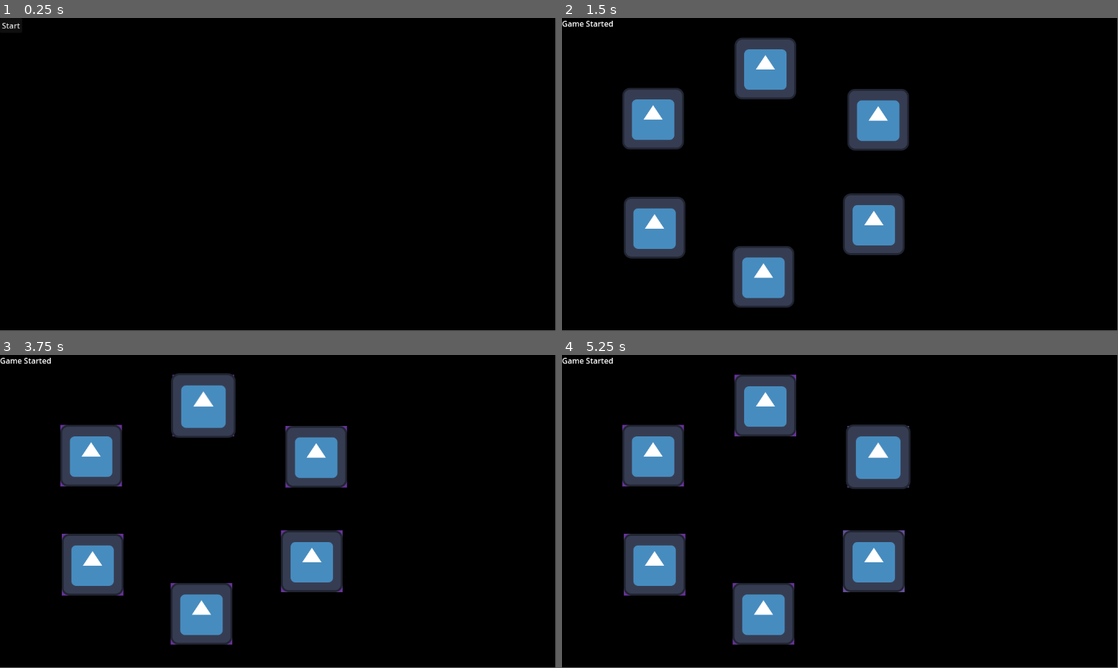
Above: before the commit, frames 1-4 (two rows, left to right).
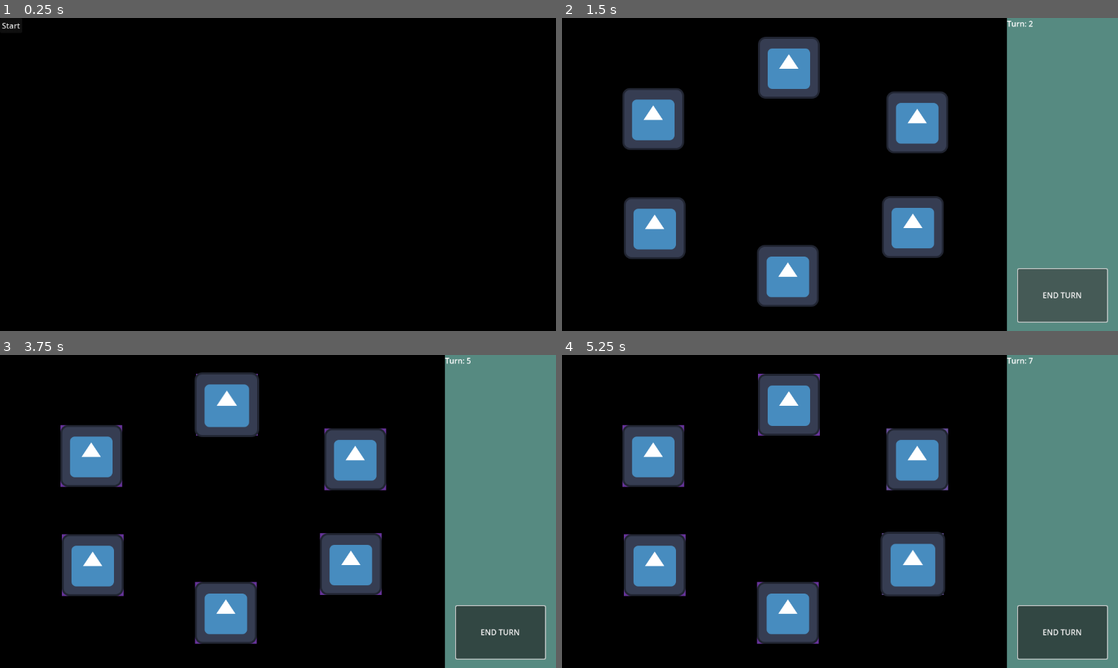
Above: after the commit, the same moments.

Repository: morganwynne/Cracking-Kingdom-Down
Game: Godot game, scene res://scenes/core.tscn
The game is run twice, just before and just after one commit, with the same random seed, the same clock (stepped at 60 frames per second) and the same inputs. The engine's default icon, where the game draws it, is replaced by a stand-in: a white triangle on a blue panel in a dark square.
Inputs (mouse positions are in pixels of both pictures, inside the frame that each line leads up to):
- Up to frame 1 (0.25 s): no input
- Up to frame 2 (1.5 s): click "Start" at 0.5 s; click (1062, 293) at 1.25 s, where only the run after the commit has a clickable "END TURN"
- Up to frame 3 (3.75 s): click (500, 630) at 2 s, where only the run after the commit has a clickable "END TURN"; click (500, 630) at 2.75 s, where only the run after the commit has a clickable "END TURN"; tap Enter at 3.5 s; move the mouse to (205, 405) at 3.52 s; press the mouse at (205, 405) at 3.53 s
- Up to frame 4 (5.25 s): tap Space at 4.25 s; move the mouse to (873, 561) at 4.27 s; release the mouse at (873, 561) at 4.28 s; click (873, 561) at 4.35 s; tap Enter at 5 s; move the mouse to (878, 455) at 5.02 s; press the mouse at (878, 455) at 5.03 s
In our replay, the window is 799x449 before the commit and 800x450 after it. These sizes can differ from the game's own. Grey fills any space a smaller window leaves; there, only what the larger window draws over its background counts as a difference.

The runs differ from the first frame. In frame 2, 32% of the frame differs, in the area x 0-100%, y 0-100%; in frame 3, 32%; in frame 4, 32%.

Commit message:
Add a turn incrementor and label

Diff:
--- a/project.godot
+++ b/project.godot
@@ -32,6 +32,11 @@
 gdscript/warnings/unsafe_cast=1
 gdscript/warnings/unsafe_call_argument=1
 
+[display]
+
+window/stretch/mode="viewport"
+window/stretch/aspect="ignore"
+
 [filesystem]
 
 import/blender/enabled=false
--- /dev/null
+++ b/scenes/end_turn_button.gd
@@ -0,0 +1,6 @@
+class_name EndTurnButton extends Button
+
+@export var turn_counter:TurnCounter
+
+func _on_pressed() -> void:
+  turn_counter.increment()
--- a/scenes/game.tscn
+++ b/scenes/game.tscn
@@ -1,26 +1,31 @@
-[gd_scene load_steps=3 format=3 uid="uid://dk01u1bxotws2"]
+[gd_scene load_steps=7 format=3 uid="uid://dk01u1bxotws2"]
 
 [ext_resource type="PackedScene" uid="uid://dn10wrliy2423" path="res://scenes/plate_holder.tscn" id="1_eol53"]
+[ext_resource type="Script" path="res://scripts/game.gd" id="1_r0p67"]
 [ext_resource type="PackedScene" uid="uid://dm37p0qw2e7qd" path="res://scenes/plate.tscn" id="2_3k1tl"]
+[ext_resource type="Script" path="res://scenes/end_turn_button.gd" id="4_f5sf2"]
+[ext_resource type="Script" path="res://scripts/turn_label.gd" id="4_y5emj"]
+[ext_resource type="Script" path="res://scripts/turn_counter.gd" id="5_t813l"]
 
 [node name="Game" type="Node"]
+script = ExtResource("1_r0p67")
 
 [node name="PlateHolders" type="Node" parent="."]
 
 [node name="PlateHolder1" parent="PlateHolders" node_paths=PackedStringArray("plate") instance=ExtResource("1_eol53")]
-position = Vector2(422, 105)
+position = Vector2(470, 103)
 plate = NodePath("../../Plates/Plate1")
 
 [node name="PlateHolder2" parent="PlateHolders" node_paths=PackedStringArray("plate") instance=ExtResource("1_eol53")]
-position = Vector2(647, 428)
+position = Vector2(727, 433)
 plate = NodePath("../../Plates/Plate2")
 
 [node name="PlateHolder3" parent="PlateHolders" node_paths=PackedStringArray("plate") instance=ExtResource("1_eol53")]
-position = Vector2(656, 211)
+position = Vector2(736, 216)
 plate = NodePath("../../Plates/Plate3")
 
 [node name="PlateHolder4" parent="PlateHolders" node_paths=PackedStringArray("plate") instance=ExtResource("1_eol53")]
-position = Vector2(418, 537)
+position = Vector2(468, 534)
 plate = NodePath("../../Plates/Plate4")
 
 [node name="PlateHolder5" parent="PlateHolders" node_paths=PackedStringArray("plate") instance=ExtResource("1_eol53")]
@@ -34,19 +39,19 @@
 [node name="Plates" type="Node" parent="."]
 
 [node name="Plate1" parent="Plates" node_paths=PackedStringArray("plate_holder") instance=ExtResource("2_3k1tl")]
-position = Vector2(422, 105)
+position = Vector2(470, 103)
 plate_holder = NodePath("../../PlateHolders/PlateHolder1")
 
 [node name="Plate2" parent="Plates" node_paths=PackedStringArray("plate_holder") instance=ExtResource("2_3k1tl")]
-position = Vector2(647, 428)
+position = Vector2(727, 433)
 plate_holder = NodePath("../../PlateHolders/PlateHolder2")
 
 [node name="Plate3" parent="Plates" node_paths=PackedStringArray("plate_holder") instance=ExtResource("2_3k1tl")]
-position = Vector2(656, 211)
+position = Vector2(736, 216)
 plate_holder = NodePath("../../PlateHolders/PlateHolder3")
 
 [node name="Plate4" parent="Plates" node_paths=PackedStringArray("plate_holder") instance=ExtResource("2_3k1tl")]
-position = Vector2(418, 537)
+position = Vector2(468, 534)
 plate_holder = NodePath("../../PlateHolders/PlateHolder4")
 
 [node name="Plate5" parent="Plates" node_paths=PackedStringArray("plate_holder") instance=ExtResource("2_3k1tl")]
@@ -57,14 +62,53 @@
 position = Vector2(189, 209)
 plate_holder = NodePath("../../PlateHolders/PlateHolder6")
 
-[node name="UI" type="Control" parent="."]
+[node name="UI Sidebar" type="Control" parent="."]
 layout_mode = 3
-anchors_preset = 0
-offset_right = 40.0
-offset_bottom = 40.0
+anchor_left = 0.8
+anchor_right = 1.0
+anchor_bottom = 1.0
+grow_horizontal = 2
+grow_vertical = 2
 
-[node name="Label" type="Label" parent="UI"]
-layout_mode = 0
-offset_right = 40.0
+[node name="ColorRect" type="ColorRect" parent="UI Sidebar"]
+layout_mode = 1
+anchors_preset = 15
+anchor_right = 1.0
+anchor_bottom = 1.0
+grow_horizontal = 2
+grow_vertical = 2
+color = Color(0.337255, 0.541176, 0.505882, 1)
+
+[node name="EndTurnButton" type="Button" parent="UI Sidebar" node_paths=PackedStringArray("turn_counter")]
+layout_mode = 1
+anchors_preset = -1
+anchor_left = 0.1
+anchor_top = 0.85
+anchor_right = 0.9
+anchor_bottom = 0.97
+offset_top = -31.0
+grow_horizontal = 2
+grow_vertical = 0
+text = "END TURN"
+script = ExtResource("4_f5sf2")
+turn_counter = NodePath("../../TurnCounter")
+
+[node name="VBoxContainer" type="VBoxContainer" parent="UI Sidebar"]
+layout_mode = 1
+anchors_preset = 10
+anchor_right = 1.0
 offset_bottom = 23.0
-text = "Game Started"
+grow_horizontal = 2
+
+[node name="HBoxContainer" type="HBoxContainer" parent="UI Sidebar/VBoxContainer"]
+layout_mode = 2
+
+[node name="TurnLabel" type="Label" parent="UI Sidebar/VBoxContainer/HBoxContainer" node_paths=PackedStringArray("turn_counter")]
+layout_mode = 2
+script = ExtResource("4_y5emj")
+turn_counter = NodePath("../../../../TurnCounter")
+
+[node name="TurnCounter" type="Node" parent="."]
+script = ExtResource("5_t813l")
+
+[connection signal="pressed" from="UI Sidebar/EndTurnButton" to="UI Sidebar/EndTurnButton" method="_on_pressed"]
--- /dev/null
+++ b/scripts/game.gd
@@ -0,0 +1 @@
+class_name Game extends Node
--- /dev/null
+++ b/scripts/turn_counter.gd
@@ -0,0 +1,9 @@
+class_name TurnCounter extends Node
+
+var turn:int
+
+func _ready() -> void:
+  turn = 1;
+
+func increment() -> void:
+  turn += 1;
--- /dev/null
+++ b/scripts/turn_label.gd
@@ -0,0 +1,6 @@
+class_name TurnLabel extends Label
+
+@export var turn_counter:TurnCounter
+
+func _process(_delta:float) -> void:
+  text = "Turn: " + str(turn_counter.turn)
